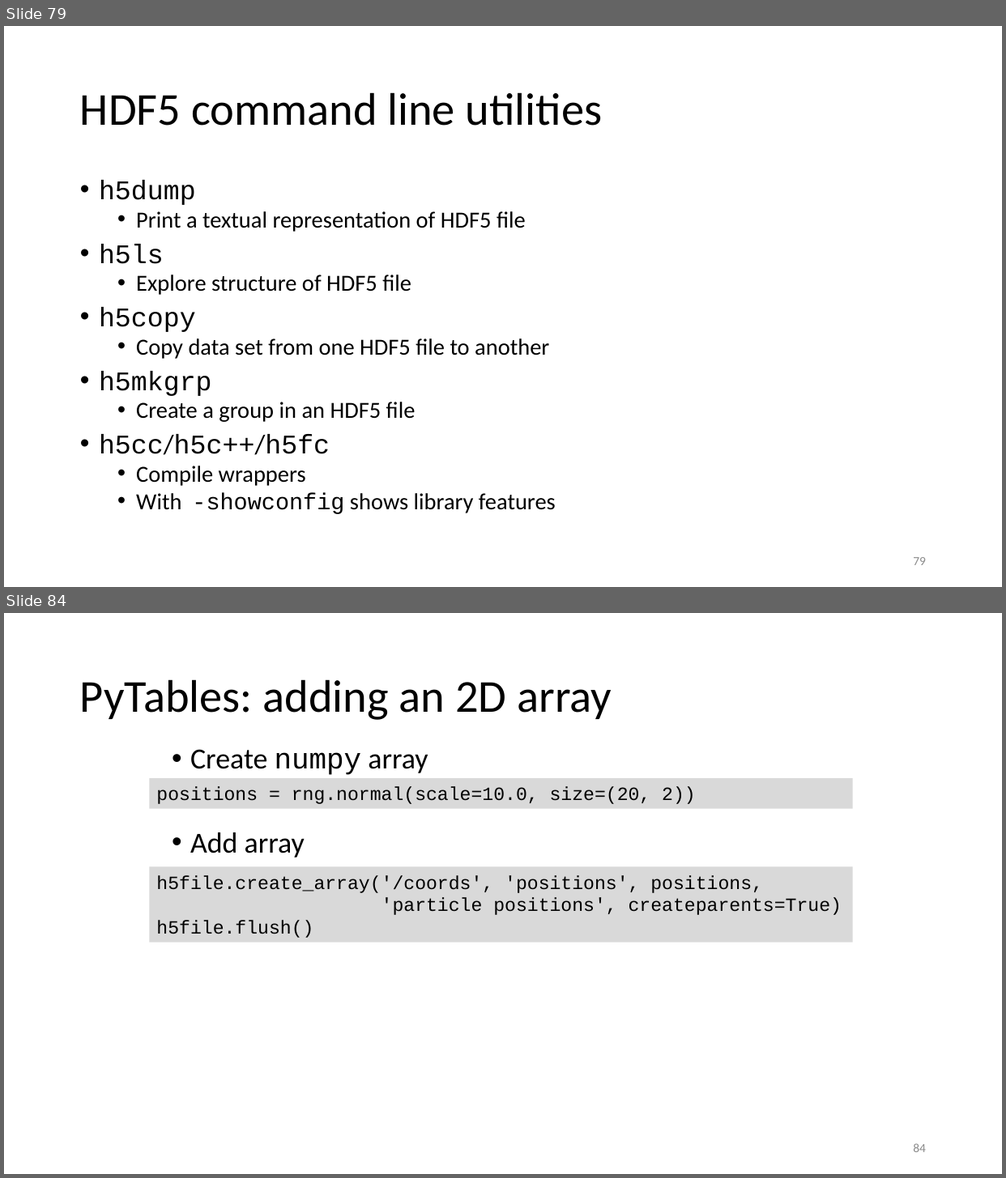
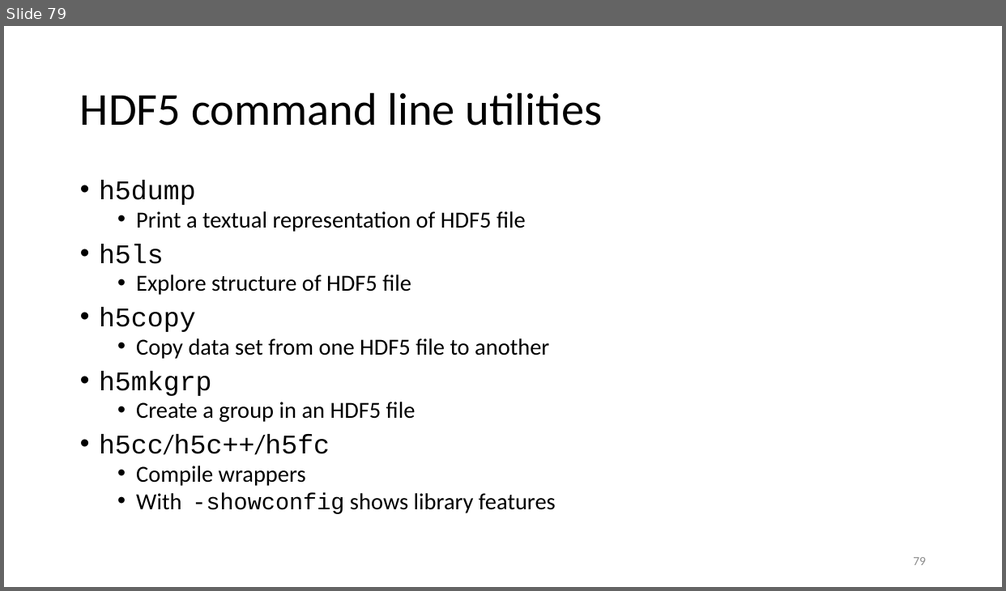
Before and after one commit to gjbex/Scientific-Python, a slide deck: scientific_python.pptx. Shown one above the other, each under a label of ours: slides 79 and 84 before the commit, slide 79 after it; the slides between them are not shown. The pictures are 1006x1178 and 1006x591 pixels, drawn with LibreOffice and Linux fonts; fonts in the diff are those of the drawing. Boxes give left, top, right and bottom in pixels: in the first picture for what was removed or moved away, otherwise in the second. Text is boxed around its words. In the diff, an @@ line names an element or a change of style, - is before the commit and + after.

```diff
--- a/scientific_python.pptx
+++ b/scientific_python.pptx
@@ slide 84 removed at (x1=4, y1=613, x2=1002, y2=1174), background #FFFFFF @@
@@ title removed at (x1=80, y1=679, x2=612, y2=720) @@
-PyTables: adding an 2D array
@@ text removed at (x1=190, y1=749, x2=428, y2=858) @@
-• Create numpy array
-• Add array
@@ rectangle removed at (x1=149, y1=778, x2=853, y2=808) @@
-positions = rng.normal(scale=10.0, size=(20, 2))
@@ rectangle removed at (x1=149, y1=867, x2=853, y2=943) @@
-h5file.create_array('/coords', 'positions', positions,
-'particle positions', createparents=True)
-h5file.flush()
@@ page number removed at (x1=913, y1=1144, x2=926, y2=1152) @@
-84
```
Also in this commit, not shown: 8 slides changed, 9 other slides removed, 14 other files.
